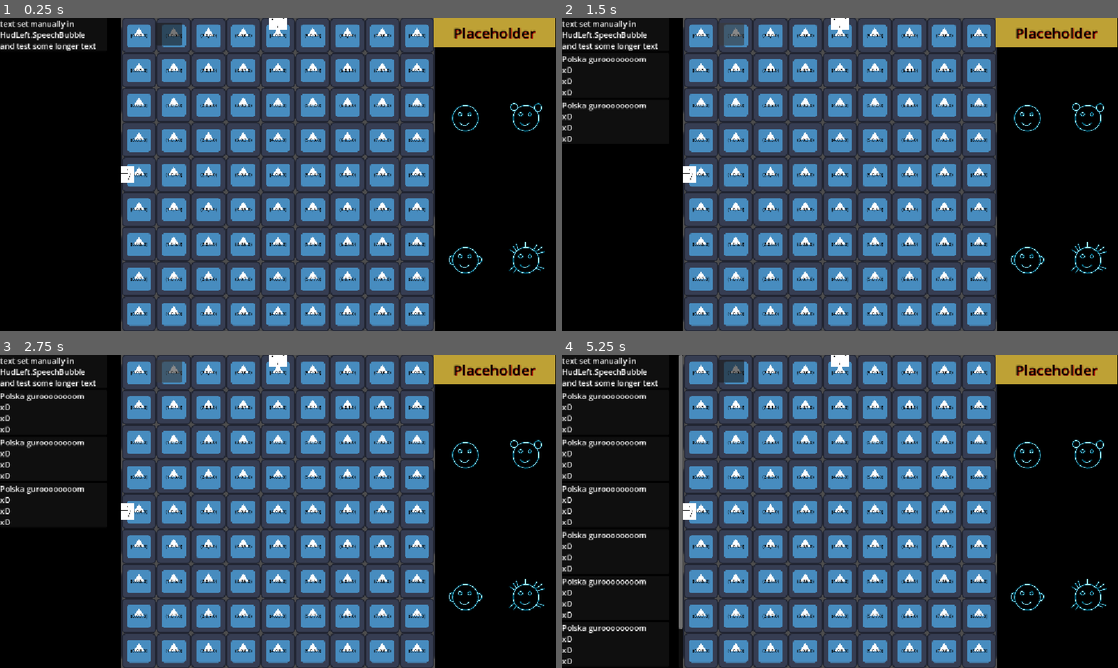
Above: before the commit, frames 1-4 (two rows, left to right).
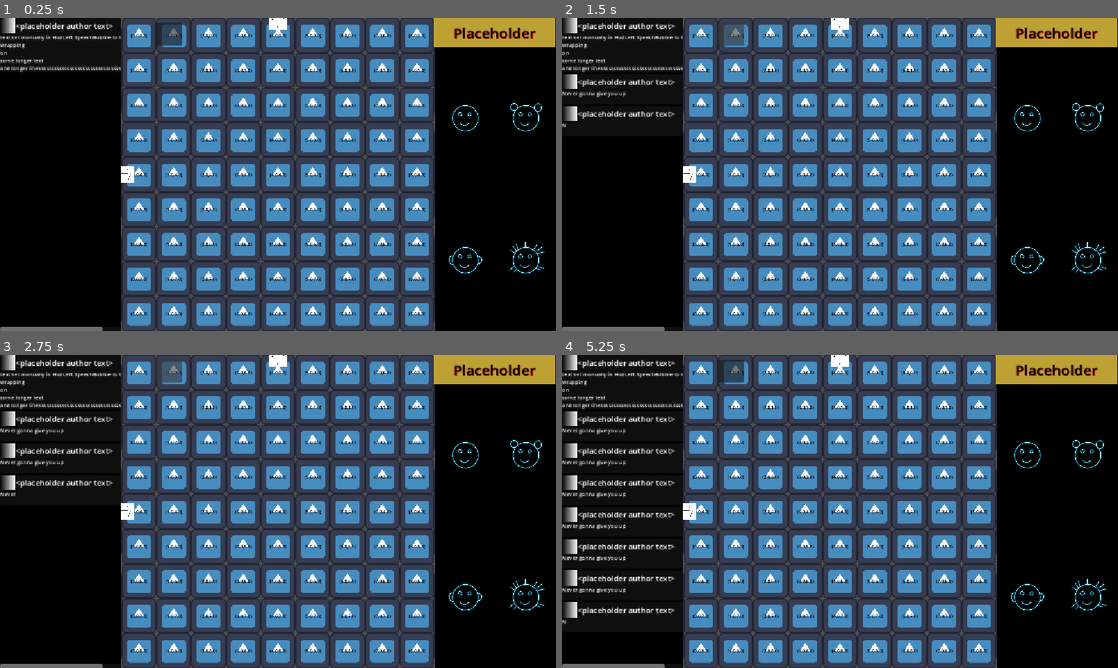
Above: after the commit, the same moments.

Repository: Wallted/ldjam-60
Game: Godot game, scene res://main.tscn
The game is run twice, just before and just after one commit, with the same random seed, the same clock (stepped at 60 frames per second) and the same inputs. The engine's default icon, where the game draws it, is replaced by a stand-in: a white triangle on a blue panel in a dark square.
Inputs (mouse positions are in pixels of both pictures, inside the frame that each line leads up to):
- Up to frame 1 (0.25 s): no input
- Up to frame 2 (1.5 s): click (728, 33) at 0.5 s; click (728, 33) at 1.25 s
- Up to frame 3 (2.75 s): click (166, 370) at 2 s
- Up to frame 4 (5.25 s): tap Enter at 2.75, 4.25 s; move the mouse to (634, 408) at 2.77 s; click (634, 408) at 2.92 s; tap Space at 3.5, 5 s; move the mouse to (634, 511) at 3.52 s; click (634, 511) at 3.67 s; move the mouse to (634, 614) at 4.27 s; click (634, 614) at 4.42 s; move the mouse to (1051, 408) at 5.02 s; click (1051, 408) at 5.17 s

The runs differ from the first frame. In frame 1, 1.5% of the frame differs, in the area x 0-22%, y 0-100%; in frame 2, 2.5%; in frame 3, 3.2%; in frame 4, 6.1%.

Commit message:
improve chat experience

Diff:
--- a/HUD/button.gd
+++ b/HUD/button.gd
@@ -6,4 +6,4 @@
 
 
 func _button_pressed():
-	hud_left.send_message()
+	hud_left.send_message('Rick', 'Never gonna give you up', 3.0)
--- a/HUD/hud.gd
+++ b/HUD/hud.gd
@@ -14,5 +14,10 @@
 	pass
 
 
-func send_message(message: String):
-	hud_left.send_message(message)
+func send_message(
+	author: String = '',
+	message: String = '',
+	duration: float = 0.0,
+	avatar: Texture2D = null,
+):
+	hud_left.send_message(author, message, duration, avatar)
--- a/HUD/hud_left.gd
+++ b/HUD/hud_left.gd
@@ -1,7 +1,7 @@
 extends Control
 class_name HUDLeft
 
-
+@onready var scroll_container: ScrollContainer = $ScrollContainer
 @onready var chat_window: Control = $ScrollContainer/ChatWindow
 const SPEECH_BUBBLE = preload("uid://dsg5bxkh2cocg")
 
@@ -18,8 +18,23 @@
 func send_message(
 	author: String = 'Mariusz Pudzianowski',
 	message: String = 'Polska guroooooooom\nxD\nxD\nxD',
+	duration: float = 0.0,
+	avatar: Texture2D = null,
 ):
+	var last_message = chat_window.get_child(-1) as SpeechBubble
+	if last_message != null:
+		last_message.force_display()
 	var speech_bubble = SPEECH_BUBBLE.instantiate() as SpeechBubble
 	speech_bubble.text = message
 	speech_bubble.author = author
+	speech_bubble.duration = duration
+	if avatar != null:
+		speech_bubble.avatar = avatar
 	chat_window.add_child(speech_bubble)
+	get_tree().create_timer(.01).timeout.connect(
+		func () -> void:
+			scroll_container.set_deferred(
+				"scroll_vertical",
+				scroll_container.get_v_scroll_bar().max_value + 200,
+			)
+	)
--- a/HUD/hud_left.tscn
+++ b/HUD/hud_left.tscn
@@ -23,15 +23,17 @@
 offset_bottom = 648.0
 
 [node name="ChatWindow" type="VBoxContainer" parent="ScrollContainer" unique_id=216737008]
-custom_minimum_size = Vector2(222, 339.93)
+custom_minimum_size = Vector2(295, 339.93)
 layout_mode = 2
 
 [node name="SpeechBubble" parent="ScrollContainer/ChatWindow" unique_id=35894961 instance=ExtResource("1_y81a5")]
-custom_minimum_size = Vector2(30, 69)
+custom_minimum_size = Vector2(30, 112)
 layout_mode = 2
 author = ""
-text = "text set manually in HudLeft.SpeechBubble
-and test some longer text"
+text = "text set manually in HudLeft.SpeechBubble to test wrapping
+on
+some longer text
+and longer linessssssssssssssssssssssssssssssssss"
 
 [node name="Button" type="Button" parent="." unique_id=1452632014]
 layout_mode = 0
--- /dev/null
+++ b/game.tscn
@@ -0,0 +1,3 @@
+[gd_scene format=3 uid="uid://c36bvo4n0fpqk"]
+
+[node name="Game" type="Node2D" unique_id=1995553335]
--- a/game/game.gd
+++ b/game/game.gd
@@ -1,4 +1,7 @@
 extends Node2D
+@onready var hud: HUD = $"../CanvasLayer/HUD"
+
+signal message(author, message)
 
 # Called when the node enters the scene tree for the first time.
 func _ready() -> void:
@@ -7,3 +10,18 @@
 # Called every frame. 'delta' is the elapsed time since the previous frame.
 func _process(_delta: float) -> void:
 	pass
+
+
+var avatars = {
+	"pudzian": load("res://icon.svg"),
+}
+
+
+func send_message(
+	author: String = '',
+	message: String = '',
+	duration: float = 0.0,
+	avatar: Texture2D = null,
+):
+	avatar = avatars.get(author)
+	hud.send_message(author, message, duration, avatar)
--- a/speech_bubble/speech_bubble.gd
+++ b/speech_bubble/speech_bubble.gd
@@ -2,17 +2,28 @@
 extends Control
 class_name SpeechBubble
 
-@onready var panel_container: PanelContainer = $PanelContainer
-@onready var text_node: RichTextLabel = $PanelContainer/Text
+@onready var text_container: PanelContainer = $TextContainer
+@onready var text_node: RichTextLabel = $TextContainer/Text
+
+@onready var avatar: TextureRect = $Avatar
 
 @export var author = '<placeholder author>'
 @export_multiline var text: String = '<placeholder text>':
 	set(value):
 		text = value
-		$PanelContainer/Text.text = value
+		$TextContainer/Text.text = value
+@export var duration: float = 0.0
+
+func _process(delta: float) -> void:
+	if duration:
+		if text_node.visible_ratio <= 1.0:
+			text_node.visible_ratio += delta/duration
+	else:
+		text_node.visible_ratio = 1.0
 
 func _ready():
 	text_node.text = text
+	text_node.visible_ratio = 0.0
 
 	text_node.fit_content = true
 	text_node.autowrap_mode = TextServer.AUTOWRAP_WORD_SMART
@@ -23,4 +34,7 @@
 	call_deferred("_update_bubble_size")
 
 func _update_bubble_size() -> void:
-	custom_minimum_size.y = panel_container.get_combined_minimum_size().y
+	custom_minimum_size.y = text_container.get_combined_minimum_size().y + avatar.size.y
+
+func force_display():
+	text_node.visible_ratio = 1.0
--- a/speech_bubble/speech_bubble.tscn
+++ b/speech_bubble/speech_bubble.tscn
@@ -1,6 +1,11 @@
 [gd_scene format=3 uid="uid://dsg5bxkh2cocg"]
 
 [ext_resource type="Script" uid="uid://duawx1lpcrybo" path="res://speech_bubble/speech_bubble.gd" id="1_ti646"]
+
+[sub_resource type="Gradient" id="Gradient_triwo"]
+
+[sub_resource type="GradientTexture2D" id="GradientTexture2D_triwo"]
+gradient = SubResource("Gradient_triwo")
 
 [sub_resource type="StyleBoxFlat" id="StyleBoxFlat_a23f0"]
 bg_color = Color(0.6, 0.6, 0.6, 0)
@@ -20,20 +25,46 @@
 grow_vertical = 2
 script = ExtResource("1_ti646")
 
-[node name="PanelContainer" type="PanelContainer" parent="." unique_id=1933849306]
+[node name="Avatar" type="TextureRect" parent="." unique_id=702780052]
+custom_minimum_size = Vector2(1, 1)
+layout_mode = 0
+offset_right = 32.0
+offset_bottom = 32.0
+texture = SubResource("GradientTexture2D_triwo")
+expand_mode = 1
+
+[node name="AuthorContainer" type="PanelContainer" parent="." unique_id=272844574]
+layout_mode = 0
+offset_left = 32.0
+offset_right = 1152.0
+offset_bottom = 30.0
+
+[node name="Author" type="RichTextLabel" parent="AuthorContainer" unique_id=2143256184]
+custom_minimum_size = Vector2(32, 32)
+clip_contents = false
+layout_mode = 2
+theme_override_font_sizes/normal_font_size = 16
+text = "<placeholder author text>"
+fit_content = true
+scroll_active = false
+vertical_alignment = 1
+
+[node name="TextContainer" type="PanelContainer" parent="." unique_id=1933849306]
 custom_minimum_size = Vector2(30, 30)
 layout_mode = 1
 anchors_preset = 15
 anchor_right = 1.0
 anchor_bottom = 1.0
+offset_top = 32.0
 grow_horizontal = 2
 grow_vertical = 2
 
-[node name="Text" type="RichTextLabel" parent="PanelContainer" unique_id=2053433856]
+[node name="Text" type="RichTextLabel" parent="TextContainer" unique_id=2053433856]
 custom_minimum_size = Vector2(30, 30)
 clip_contents = false
 layout_mode = 2
-text = "<placeholder text>"
+theme_override_font_sizes/normal_font_size = 11
+text = "<placeholder message text>"
 fit_content = true
 scroll_active = false
 
Not shown: 1 places in HUD/hud_right.tscn that only renumber resources
Not shown, added: assets/audio/mumblephone.wav.import
Not shown, added: assets/audio/mumblephone.wav
